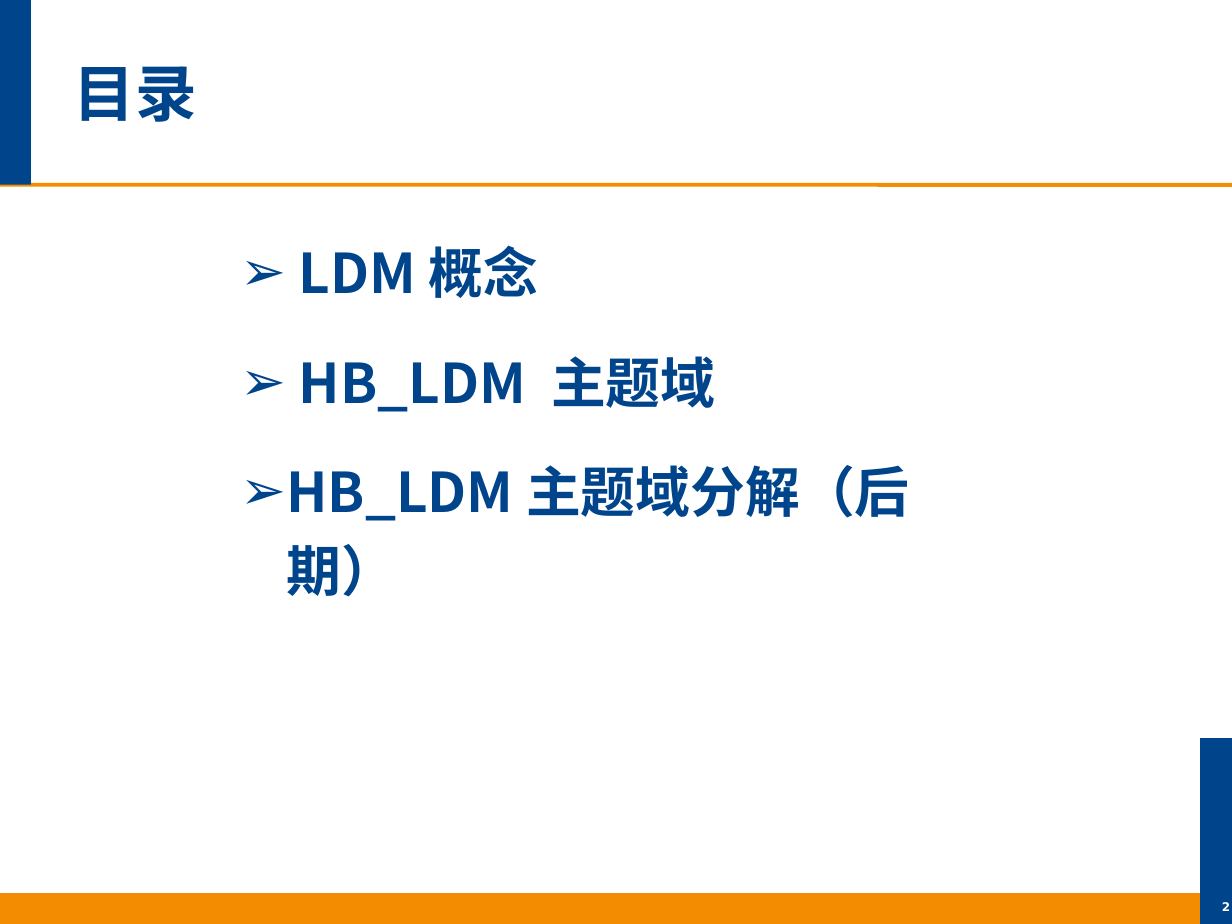
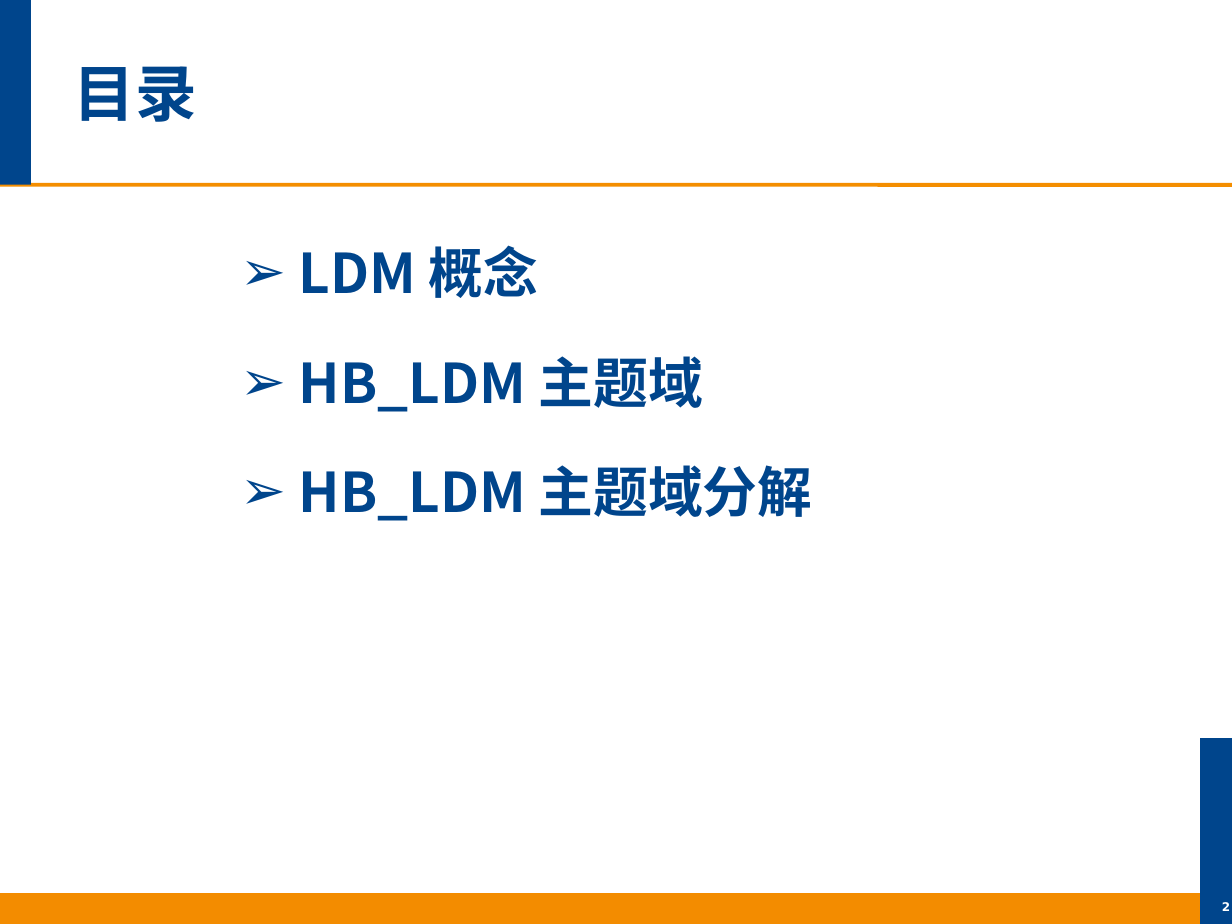
Before and after one commit to bici-liping/liping, a slide deck: slide 2 of HealthBank-LDM.PPT. Drawn at 1232x924 pixels with LibreOffice and Linux fonts; fonts in the diff are those of the drawing; background and template pictures are left out. Boxes give left, top, right and bottom in pixels: in the first picture for what was removed or moved away, otherwise in the second. Text is boxed around its words. In the diff, an @@ line names an element or a change of style, - is before the commit and + after.

```diff
--- a/HealthBank-LDM.PPT
+++ b/HealthBank-LDM.PPT
@@ text at (299, 465, 813, 521): text changed @@
-➢ HB_LDM 主题域分解（后期）
+➢ HB_LDM 主题域分解
```
Also in this commit, not shown: 6 other slides changed, 4 slides added, 1 other file.
